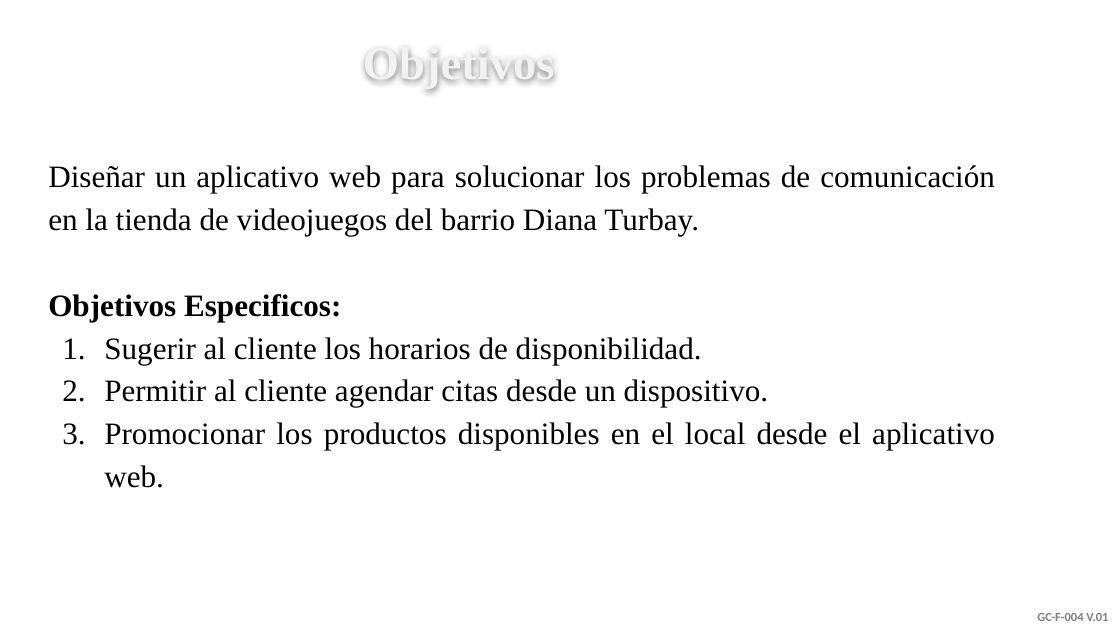
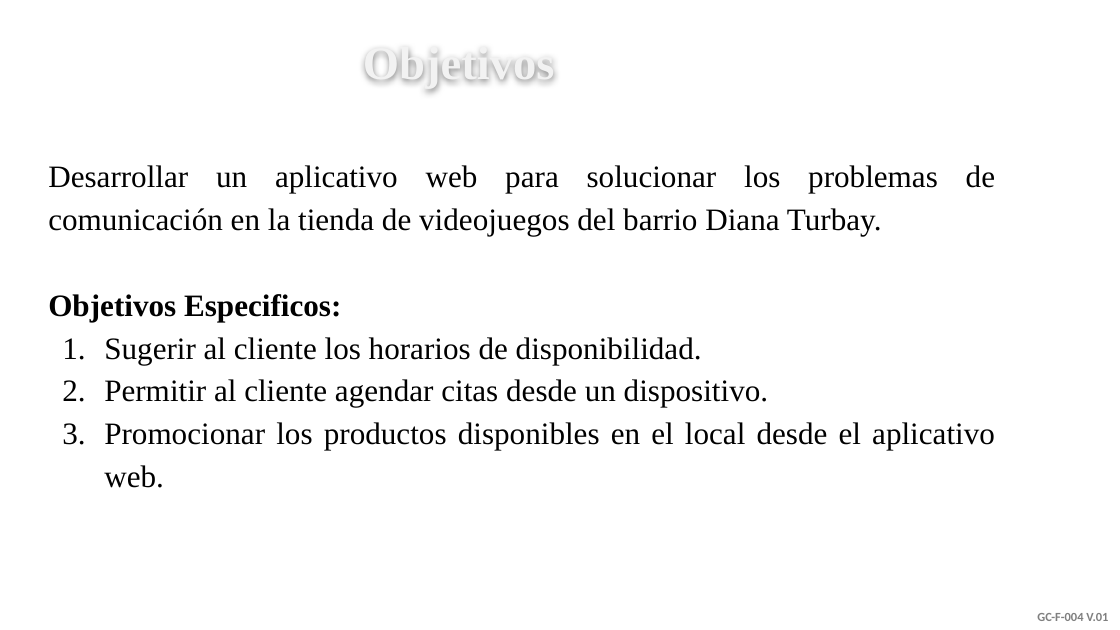
Before and after one commit to senaceet/Kyukeisho_New, a slide deck: slide 3 of Presentación_Proyecto.pptx. Drawn at 1120x630 pixels with LibreOffice and Linux fonts; fonts in the diff are those of the drawing; background and template pictures are left out. Boxes give left, top, right and bottom in pixels: in the first picture for what was removed or moved away, otherwise in the second. Text is boxed around its words. In the diff, an @@ line names an element or a change of style, - is before the commit and + after.

```diff
--- a/Presentación_Proyecto.pptx
+++ b/Presentación_Proyecto.pptx
@@ text at <box>48,165,995,235</box>: text changed @@
-Diseñar un aplicativo web para solucionar los problemas de comunicación en la tienda de videojuegos del barrio Diana Turbay.
+Desarrollar un aplicativo web para solucionar los problemas de comunicación en la tienda de videojuegos del barrio Diana Turbay.
```
Also in this commit, not shown: 1 slide added.
